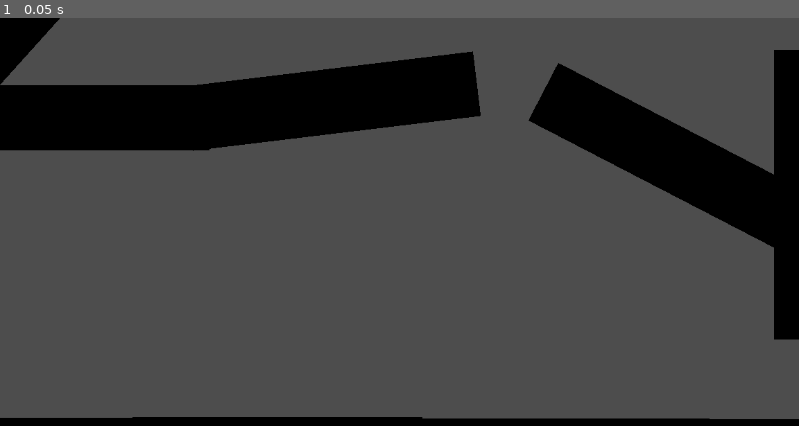
Above: before the commit, frame 1.
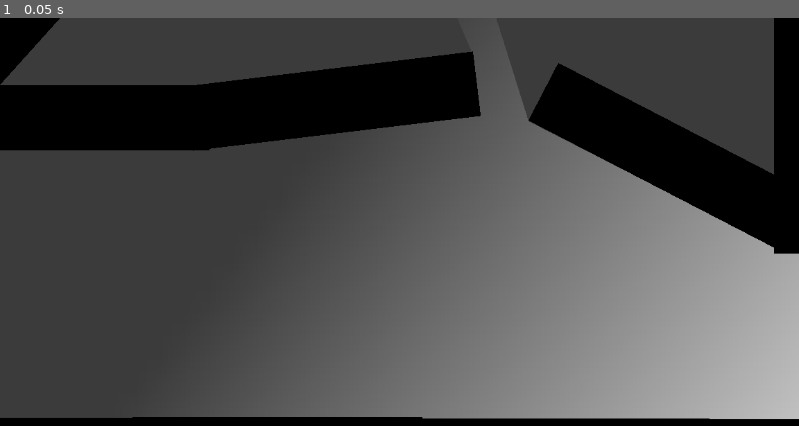
Above: after the commit, the same moment.

Repository: 6thAce/Lighting
Game: Godot game, scene res://scene.tscn
Same seed, same stepped clock (60 frames per second), same inputs: the game is played once before the commit and once after it. Before the commit the project has no main scene; this scene is started directly in both runs. The engine's default icon, where the game draws it, is replaced by a stand-in: a white triangle on a blue panel in a dark square.
Inputs:
- Up to frame 1 (0.05 s): no input

The runs differ from the first frame. In frame 1, 27% of the frame differs, in the area x 41-100%, y 0-99%.

Commit message:
PointLight2D Added

Diff:
--- a/bg.tscn
+++ b/bg.tscn
@@ -4,6 +4,13 @@
 
 [node name="Bg" type="Node2D"]
 position = Vector2(196, -75)
+
+[node name="ColorRect" type="ColorRect" parent="."]
+offset_left = -743.0
+offset_top = -134.0
+offset_right = 1327.0
+offset_bottom = 851.0
+color = Color(0.230315, 0.230315, 0.230315, 1)
 
 [node name="tile" parent="." instance=ExtResource("1_t4gw0")]
 position = Vector2(695, 129)
@@ -26,7 +33,7 @@
 position = Vector2(943, 610)
 
 [node name="tile7" parent="." instance=ExtResource("1_t4gw0")]
-position = Vector2(1000, 364)
+position = Vector2(1000, 240)
 rotation = -1.5708
 
 [node name="tile8" parent="." instance=ExtResource("1_t4gw0")]
--- a/project.godot
+++ b/project.godot
@@ -11,5 +11,6 @@
 [application]
 
 config/name="lighting"
+run/main_scene="uid://o7jfbb7oipr0"
 config/features=PackedStringArray("4.4", "Forward Plus")
 config/icon="res://icon.svg"
--- a/scene.tscn
+++ b/scene.tscn
@@ -9,12 +9,14 @@
 polygon = PackedVector2Array(-232, 210, -163, 274, -85, 191, 303, 190, 690, 141, 680, 48, 288, 97, 1, 95, 118, -36, 47, -103)
 
 [sub_resource type="OccluderPolygon2D" id="OccluderPolygon2D_3253y"]
-polygon = PackedVector2Array(760, 148, 804, 65, 1114, 226, 1115, 46, 1210, 47, 1211, 465, 1114, 465, 1116, 330)
+polygon = PackedVector2Array(760, 148, 804, 65, 1114, 226, 1120, -77, 1213, -76, 1210, 340, 1118, 337, 1116, 330)
 
 [sub_resource type="Gradient" id="Gradient_ulcgi"]
 
 [sub_resource type="GradientTexture2D" id="GradientTexture2D_nxogm"]
 gradient = SubResource("Gradient_ulcgi")
+fill_from = Vector2(0.229358, 0.426605)
+fill_to = Vector2(1, 0.701835)
 
 [node name="Scene" type="Node2D"]
 
@@ -33,9 +35,9 @@
 occluder = SubResource("OccluderPolygon2D_3253y")
 
 [node name="PointLight2D" type="PointLight2D" parent="."]
-position = Vector2(470, 420)
-scale = Vector2(5.49582, 3.82708)
-blend_mode = 2
+position = Vector2(870, 492)
+scale = Vector2(7.99834, 3.82708)
+energy = 4.35
 shadow_enabled = true
 texture = SubResource("GradientTexture2D_nxogm")
 texture_scale = 4.33
